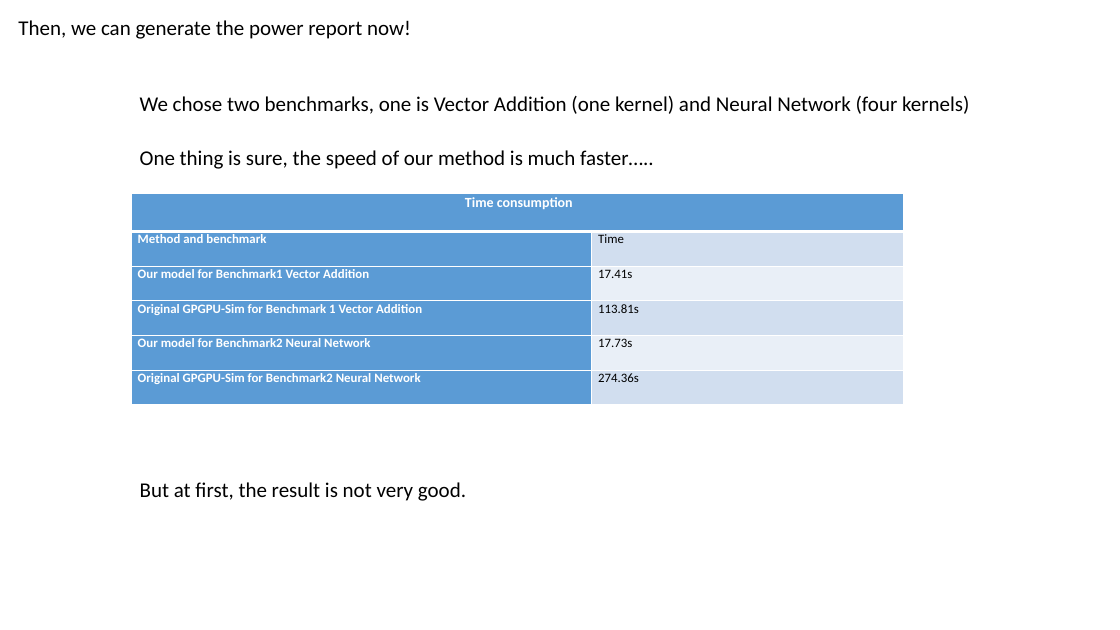
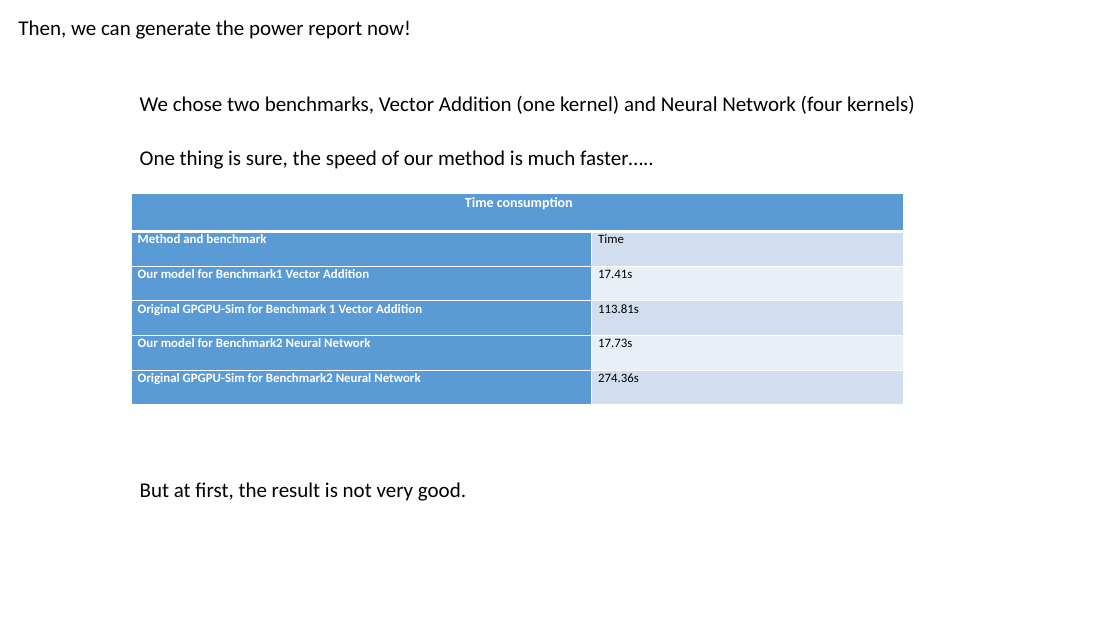
Before and after one commit to shenzongyi1997/GPU_learning, a slide deck: slide 21 of presentation/Shen Zongyi.pptx. Drawn at 1120x630 pixels with LibreOffice and Linux fonts; fonts in the diff are those of the drawing. Boxes give left, top, right and bottom in pixels: in the first picture for what was removed or moved away, otherwise in the second. Text is boxed around its words. In the diff, an @@ line names an element or a change of style, - is before the commit and + after.

```diff
--- a/presentation/Shen Zongyi.pptx
+++ b/presentation/Shen Zongyi.pptx
@@ text at (140, 96, 914, 114): text changed @@
-We chose two benchmarks, one is Vector Addition (one kernel) and Neural Network (four kernels)
+We chose two benchmarks, Vector Addition (one kernel) and Neural Network (four kernels)
```
Also in this commit, not shown: 13 other slides changed, 1 slide added.
